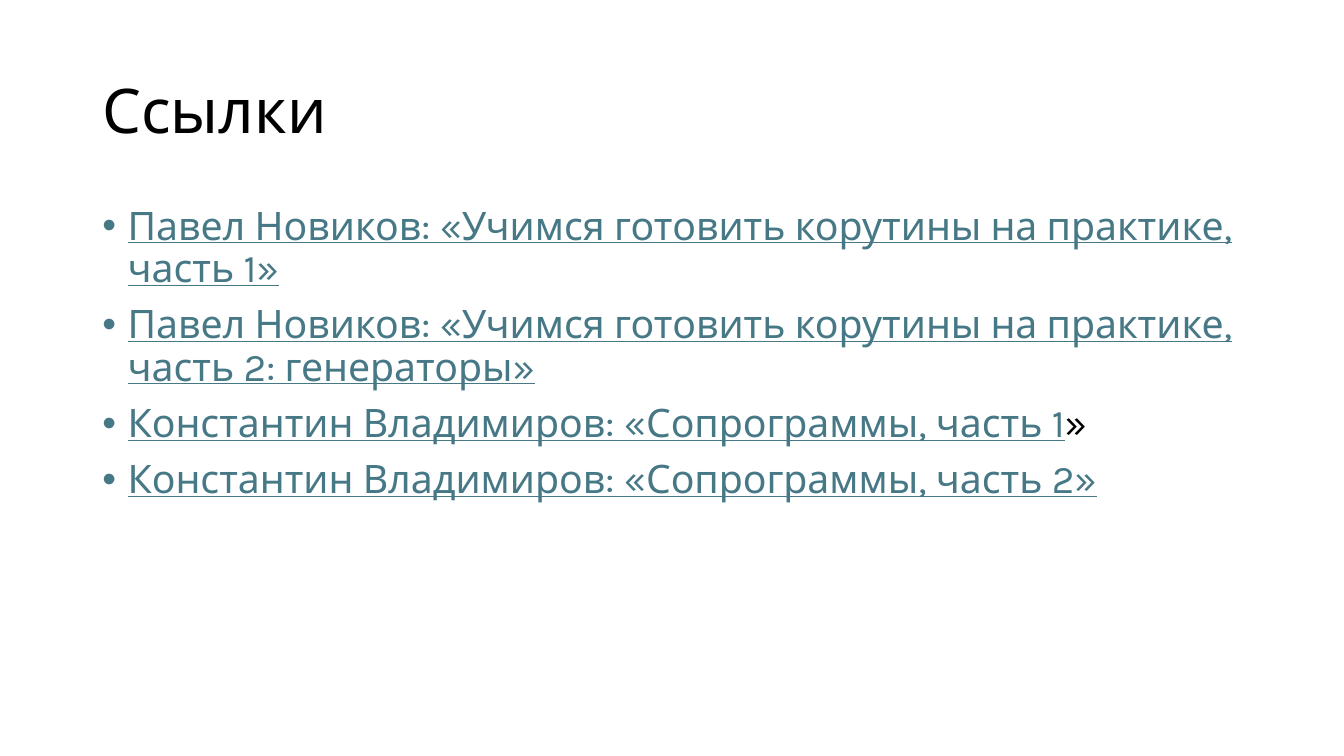
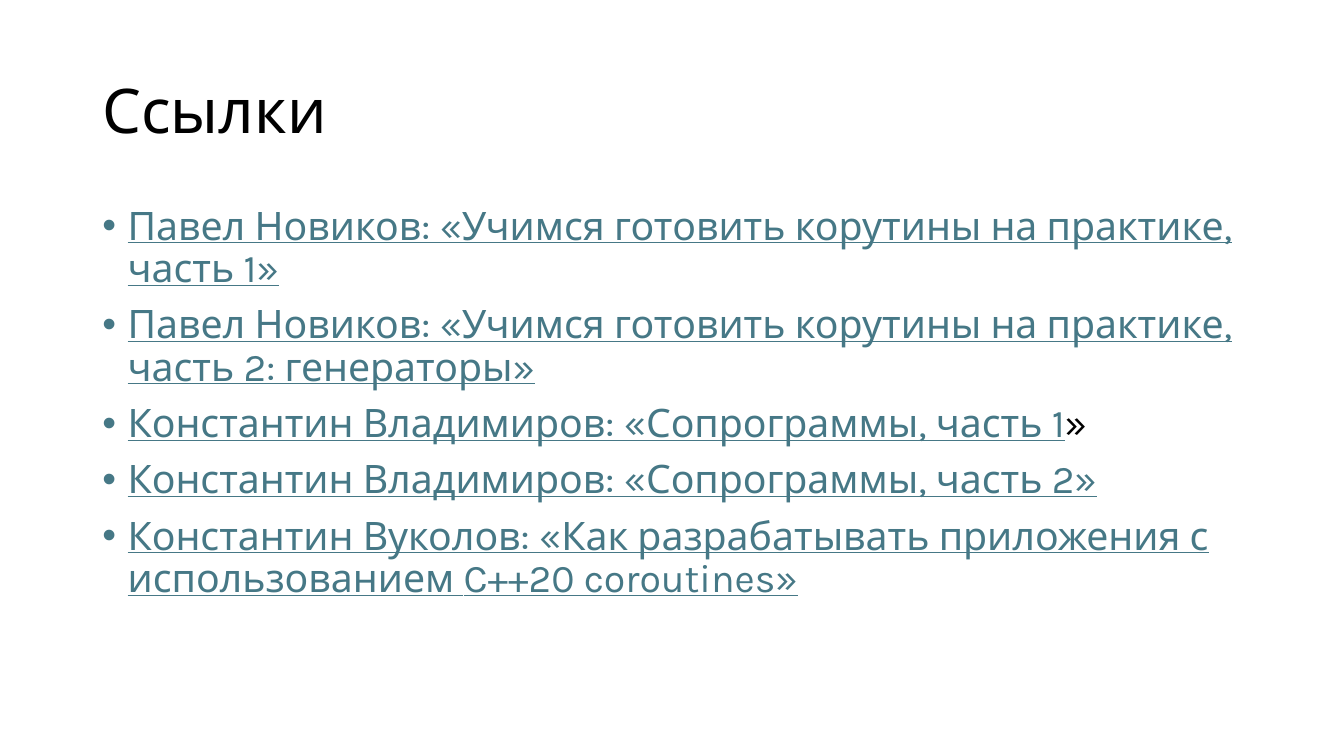
Before and after one commit to alexey-malov/pc, a slide deck: slide 77 of lectures/12/Coroutines.pptx (slide 55 before the commit). Drawn at 1344x756 pixels with LibreOffice and Linux fonts; fonts in the diff are those of the drawing. Boxes give left, top, right and bottom in pixels: in the first picture for what was removed or moved away, otherwise in the second. Text is boxed around its words. In the diff, an @@ line names an element or a change of style, - is before the commit and + after.

```diff
--- a/lectures/12/Coroutines.pptx
+++ b/lectures/12/Coroutines.pptx
@@ text at (128,520,1209,596): paragraph added @@
+• Константин Вуколов: «Как разрабатывать приложения с использованием C++20 coroutines»
```
Also in this commit, not shown: 1 other slide changed, 26 slides added, 4 slides removed, 3 other files.
